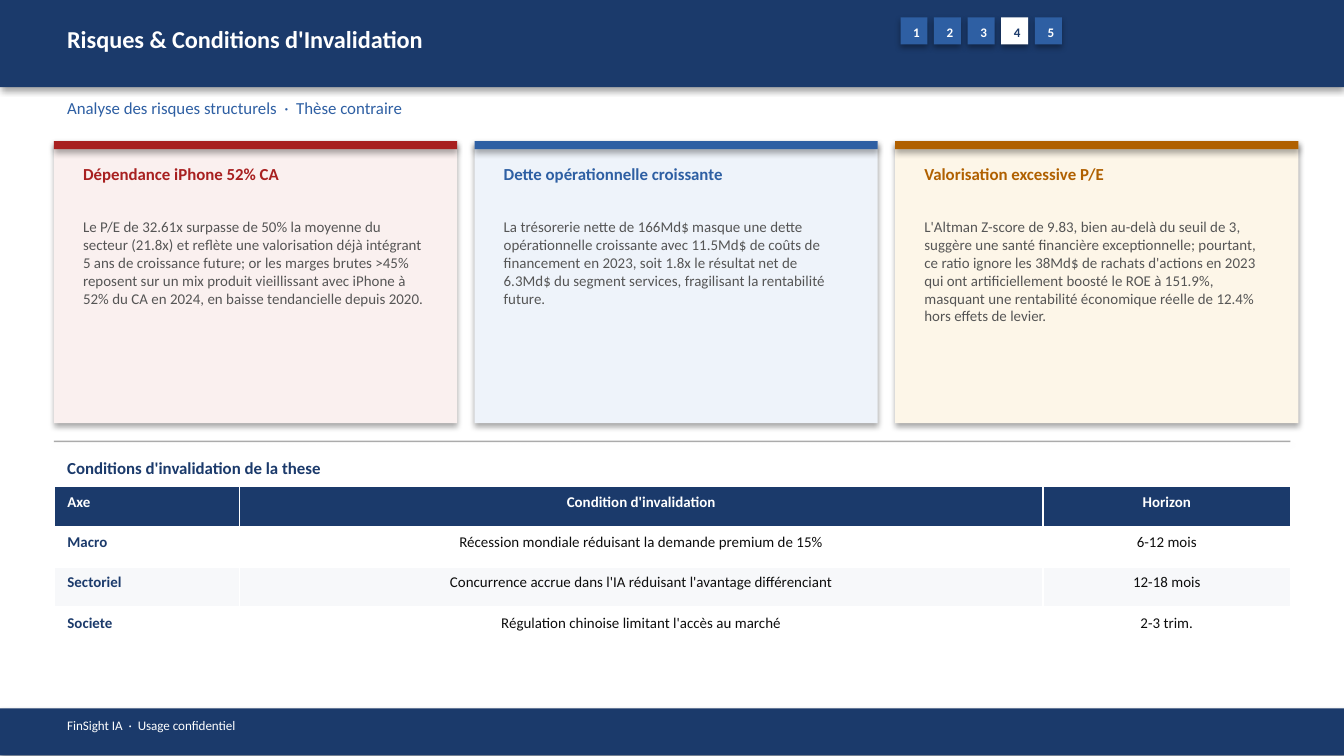
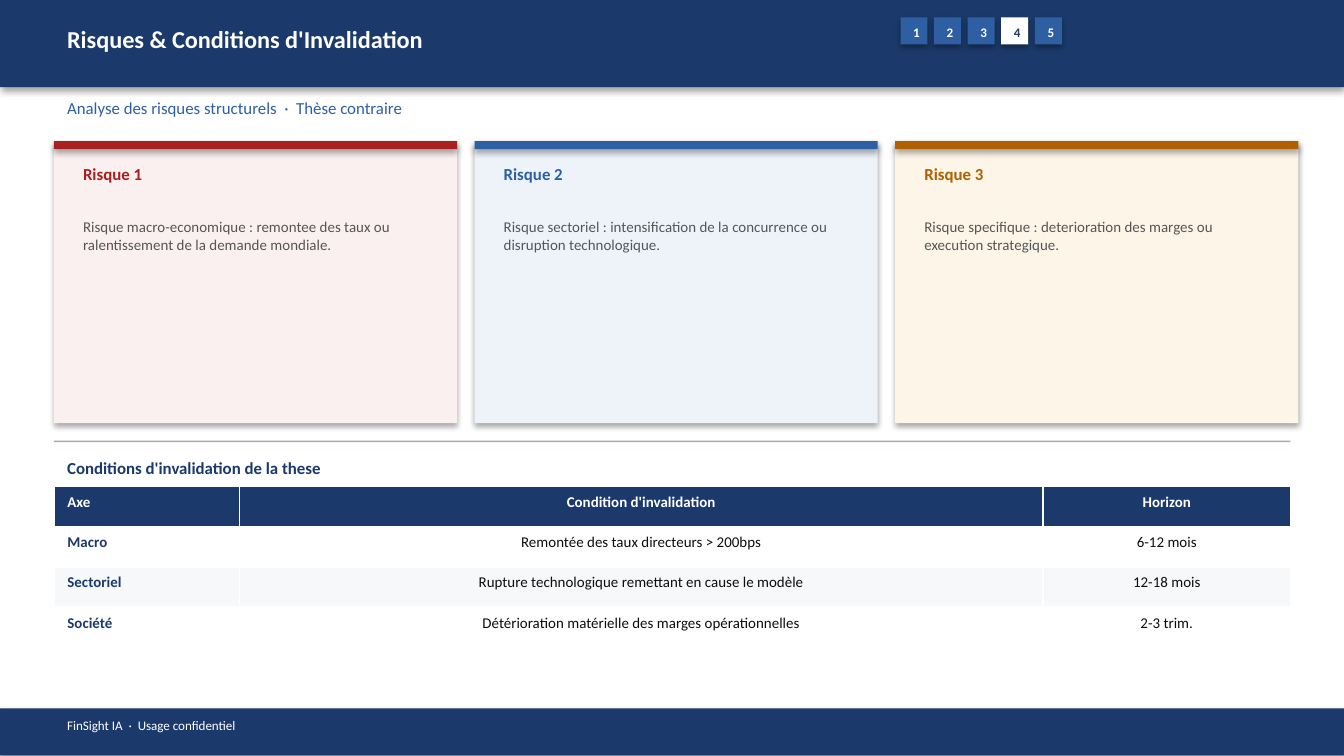
Before and after one commit to baptistejeh07-art/finsight-ia, a slide deck: slide 16 of preview/AAPL/AAPL_pitchbook.pptx. Drawn at 1344x756 pixels with LibreOffice and Linux fonts; fonts in the diff are those of the drawing. Boxes give left, top, right and bottom in pixels: in the first picture for what was removed or moved away, otherwise in the second. Text is boxed around its words. In the diff, an @@ line names an element or a change of style, - is before the commit and + after.

```diff
--- a/preview/AAPL/AAPL_pitchbook.pptx
+++ b/preview/AAPL/AAPL_pitchbook.pptx
@@ text at [83,168,143,183]: text changed @@
-Dépendance iPhone 52% CA
+Risque 1
@@ text at [504,168,563,183]: text changed @@
-Dette opérationnelle croissante
+Risque 2
@@ text at [924,168,984,183]: text changed @@
-Valorisation excessive P/E
+Risque 3
@@ text at [83,221,390,250]: text changed @@
-Le P/E de 32.61x surpasse de 50% la moyenne du secteur (21.8x) et reflète une valorisation déjà intégrant 5 ans de croissance future; or les marges brutes >45% reposent sur un mix produit vieillissant avec iPhone à 52% du CA en 2024, en baisse tendancielle depuis 2020.
+Risque macro-economique : remontee des taux ou ralentissement de la demande mondiale.
@@ text at [504,221,827,253]: text changed @@
-La trésorerie nette de 166Md$ masque une dette opérationnelle croissante avec 11.5Md$ de coûts de financement en 2023, soit 1.8x le résultat net de 6.3Md$ du segment services, fragilisant la rentabilité future.
+Risque sectoriel : intensification de la concurrence ou disruption technologique.
@@ text at [924,221,1213,253]: text changed @@
-L'Altman Z-score de 9.83, bien au-delà du seuil de 3, suggère une santé financière exceptionnelle; pourtant, ce ratio ignore les 38Md$ de rachats d'actions en 2023 qui ont artificiellement boosté le ROE à 151.9%, masquant une rentabilité économique réelle de 12.4% hors effets de levier.
+Risque specifique : deterioration des marges ou execution strategique.
@@ table at [54,487,1290,648] @@
-row 2, column 2: Récession mondiale réduisant la demande premium de 15%
+row 2, column 2: Remontée des taux directeurs > 200bps
-row 3, column 2: Concurrence accrue dans l'IA réduisant l'avantage différenciant
+row 3, column 2: Rupture technologique remettant en cause le modèle
-row 4, column 1: Societe
+row 4, column 1: Société
-row 4, column 2: Régulation chinoise limitant l'accès au marché
+row 4, column 2: Détérioration matérielle des marges opérationnelles
```
Also in this commit, not shown: 14 other slides changed, 3 other files.
